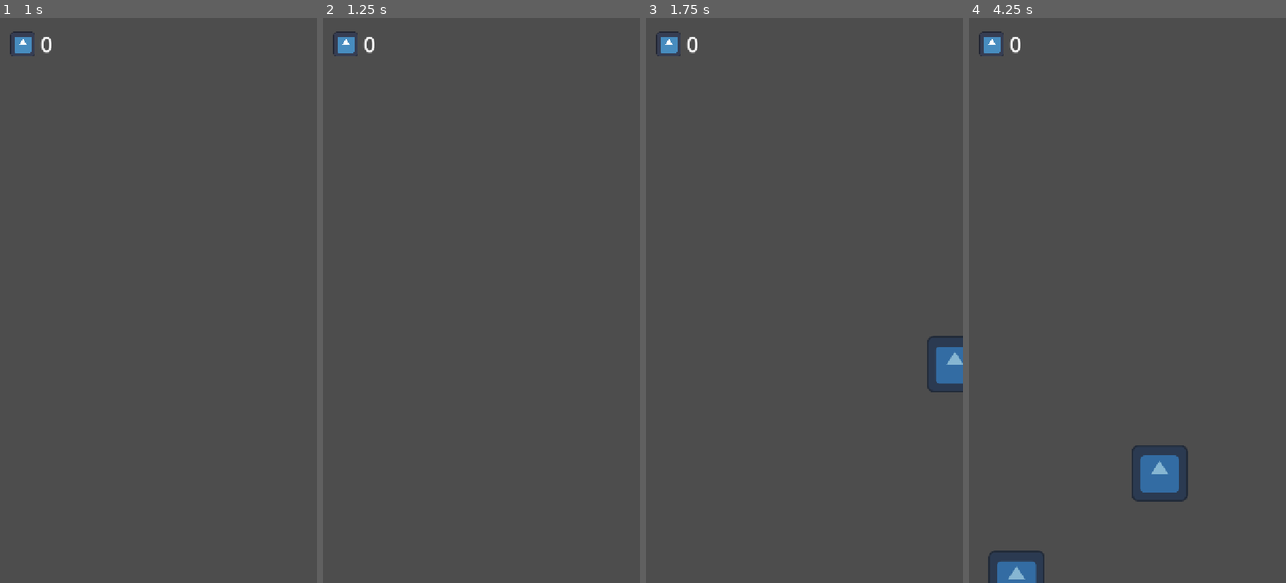
Above: before the commit, frames 1-4 (left to right).
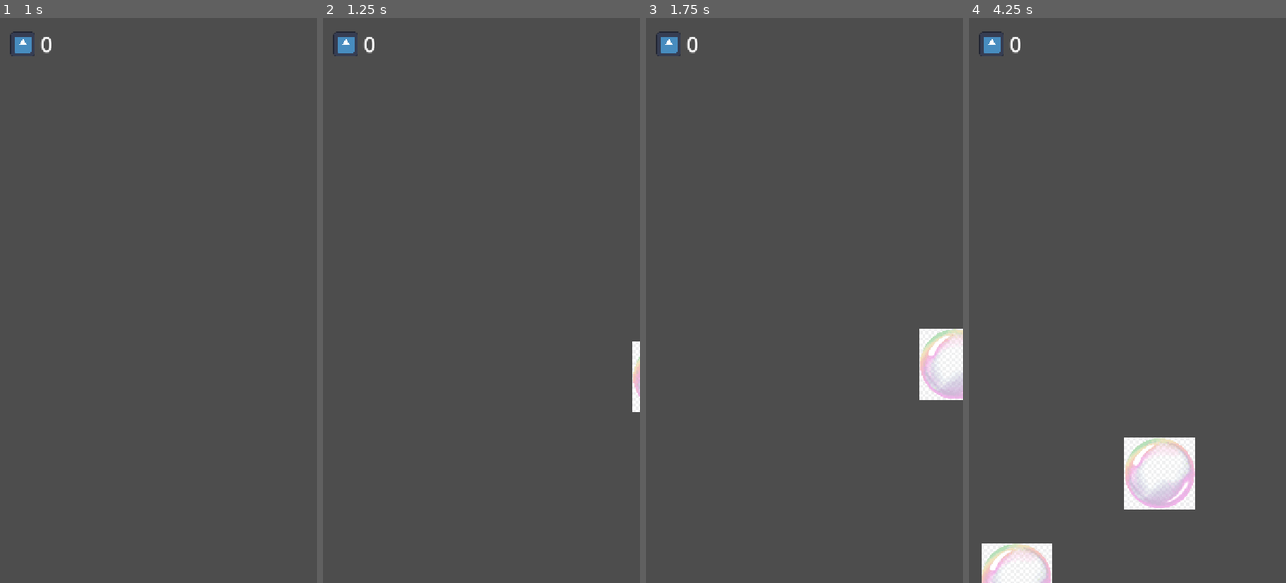
Above: after the commit, the same moments.

Repository: ohsolee/bubblePopPop
Game: Godot game, scene res://scenes/Main.tscn
The game is run twice, just before and just after one commit, with the same random seed, the same clock (stepped at 60 frames per second) and the same inputs. The engine's default icon, where the game draws it, is replaced by a stand-in: a white triangle on a blue panel in a dark square.
Inputs (mouse positions are in pixels of both pictures, inside the frame that each line leads up to):
- Up to frame 1 (1 s): tap Enter at 0.5 s; move the mouse to (228, 272) at 0.52 s; click (228, 272) at 0.67 s
- Up to frame 2 (1.25 s): no input
- Up to frame 3 (1.75 s): move the mouse to (741, 328) at 1.27 s; click (741, 328) at 1.42 s
- Up to frame 4 (4.25 s): move the mouse to (1260, 351) at 2.02 s; click (1260, 351) at 2.17 s; move the mouse to (1111, 413) at 2.77 s; click (1111, 413) at 2.92 s; move the mouse to (1222, 385) at 3.52 s; click (1222, 385) at 3.67 s

Frame 1 is identical in both runs. In frame 2, 0.3% of the frame differs, in the area x 97-100%, y 57-70%; in frame 3, 1.7%; in frame 4, 4.4%, in the area x 4-72%, y 74-100%.

Commit message:
feat: wire up Rui character sprite and rename louie -> rui
- Display Rui image via CharacterSprite on character bubbles
- Rename use_louie/louie references to rui
- Import metadata for bubble and rui sprites
- Update design document and glossary

Co-Authored-By: Claude Opus 4.8 <noreply@anthropic.com>

Diff:
--- a/scenes/Bubble.tscn
+++ b/scenes/Bubble.tscn
@@ -1,21 +1,23 @@
-[gd_scene load_steps=4 format=3]
+[gd_scene load_steps=5 format=3]
 
 [ext_resource type="Script" path="res://scripts/bubble.gd" id="1_bubble"]
-[ext_resource type="Texture2D" uid="uid://c12u30ama0xbe" path="res://icon.svg" id="2_icon"]
+[ext_resource type="Texture2D" uid="uid://bxo8cudow5275" path="res://assets/sprites/spr_bubble.png" id="2_bubble_tex"]
+[ext_resource type="Texture2D" uid="uid://bxuom7kgms33q" path="res://assets/sprites/spr_rui_idle.png" id="3_rui_tex"]
 
 [sub_resource type="CircleShape2D" id="CircleShape2D_1"]
-radius = 77.0
+radius = 97.0
 
 [node name="Bubble" type="Area2D"]
 script = ExtResource("1_bubble")
 
 [node name="BubbleSprite" type="Sprite2D" parent="."]
-modulate = Color(0.6, 0.85, 1, 0.75)
-texture = ExtResource("2_icon")
+scale = Vector2(0.45, 0.45)
+texture = ExtResource("2_bubble_tex")
 
 [node name="CharacterSprite" type="Sprite2D" parent="."]
 visible = false
-texture = ExtResource("2_icon")
+scale = Vector2(0.06, 0.06)
+texture = ExtResource("3_rui_tex")
 
 [node name="CollisionShape2D" type="CollisionShape2D" parent="."]
 shape = SubResource("CircleShape2D_1")
--- a/scripts/bubble.gd
+++ b/scripts/bubble.gd
@@ -52,8 +52,12 @@
 	# Main이 스폰할 때 진행 방향을 넘겨준다.
 	move_dir = dir.normalized()
 
-func setup_character(_who: String) -> void:
+func setup_character(who: String) -> void:
 	is_character = true
-	# 아직 캐릭터 아트가 없어서, 임시로 방울 색을 노랗게 바꿔 눈으로 구분한다.
-	# (2단계에서 진짜 루이/토토 스프라이트로 교체)
-	$BubbleSprite.modulate = Color(1.0, 0.85, 0.2)
+	if who == "rui":
+		# 씬(Bubble.tscn)에 지정된 루이(Rui) 이미지를 버블 위에 표시
+		$CharacterSprite.show()
+	else:
+		# 토토 아트는 아직 없어 임시로 버블을 노랗게 틴트해 구분
+		# (토토 스프라이트가 생기면 루이처럼 CharacterSprite로 연결)
+		$BubbleSprite.modulate = Color(1.0, 0.85, 0.2)
--- a/scripts/main.gd
+++ b/scripts/main.gd
@@ -10,7 +10,7 @@
 var bubbles_since_character: int = 0   # 마지막 캐릭터 방울 이후 생성한 일반 방울 수
 var character_threshold: int = 0       # 이번에 몇 개마다 캐릭터를 낼지(6~8)
 var star_count: int = 0
-var use_louie: bool = true             # 루이/토토 번갈아 등장용
+var use_rui: bool = true               # 루이/토토 번갈아 등장용
 
 func _ready() -> void:
 	_reset_character_threshold()
@@ -45,9 +45,9 @@
 	bubbles_since_character += 1
 	# 보장형 카운터: 순수 랜덤이 아니라 6~8개마다 캐릭터 방울 1개 확정
 	if bubbles_since_character >= character_threshold:
-		var who := "louie" if use_louie else "toto"
+		var who := "rui" if use_rui else "toto"
 		b.setup_character(who)
-		use_louie = not use_louie
+		use_rui = not use_rui
 		bubbles_since_character = 0
 		_reset_character_threshold()
 	# 방울의 popped 시그널을 구독(A4 인터페이스 계약)
Not shown, added: assets/sprites/spr_bubble.png.import
Not shown, added: assets/sprites/spr_rui_idle.png.import
Not shown, changed: docs/design-document.md
Not shown, changed: docs/glossary.md
